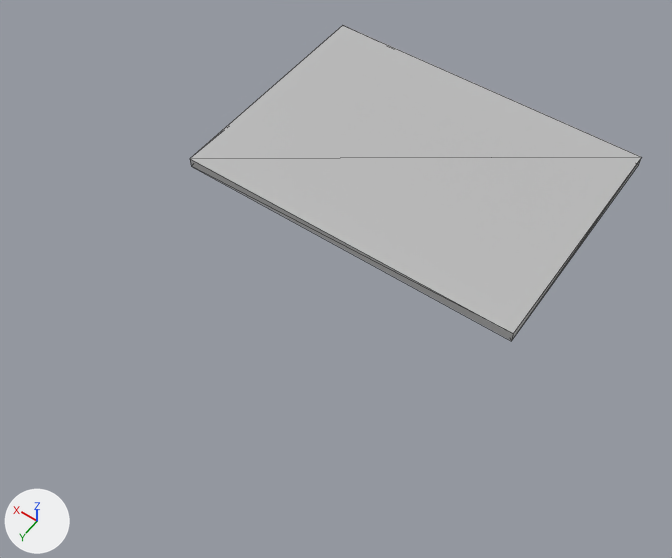
Renders of the FBX model FYP/Assets/Models/Building2FBX File/Building2_Platform.fbx from each side of a commit.
Camera for both pictures: a camera (50 mm lens) standing at (-2.41, 4.39, 4.97) and looking at (-0.06, 1.1, -0.19). Lighting does not change. The marker at lower left points along +X, +Y and +Z. Mesh edges are drawn as thin lines. Where no turn or scale is listed for an object, it has been applied to the vertices.

Names of what the first picture shows: 'PlatformBuilding2'.
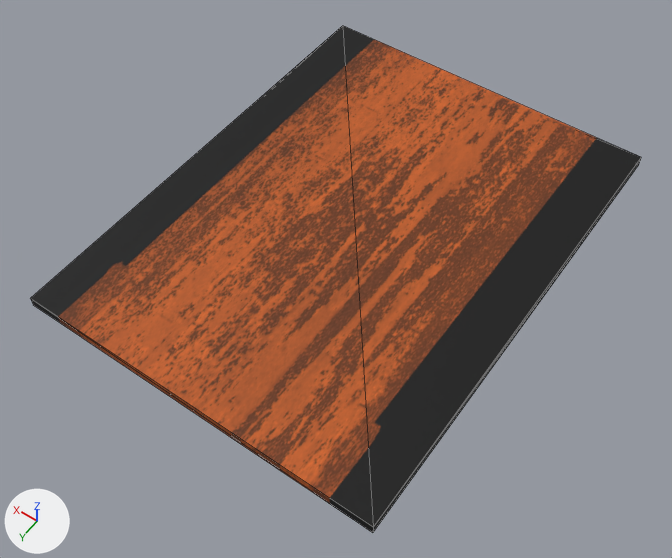
The newer file is also rescaled (x2.629), turned or shifted as a whole; pictures and numbers use the older file's frame.

Patch to the scene script:
```diff
--- a/FYP/Assets/Models/Building2FBX File/Building2_Platform.fbx.py
+++ b/FYP/Assets/Models/Building2FBX File/Building2_Platform.fbx.py
@@ img_building2_platform_d_tga @@
+img_building2_platform_d_tga = load_image('Building2_Platform_D.tga', '../../Texture/Building2_Platform_D.tga', 512, 512, 'sRGB')
@@ mat_blinn1 @@
+mat_blinn1 = principled_material('blinn1')
+mat_blinn1.texture = img_building2_platform_d_tga
+mat_blinn1.roughness = 0.749
@@ me_mesh @@
 # used by ob_platformbuilding2; location = (0.0, 0.0, 0.0)
-me_mesh.from_pydata(...)  # 8 vertices, 12 faces; spans x -1.36..1.36, y -0.98..0.98, z 0.0..0.08
-me_mesh.materials.append(mat_lambert1)  # grey #bcbcbc
+me_mesh.from_pydata(...)  # 8 vertices, 12 faces; spans x -1.36..1.36, y -0.98..2.57, z 0.0..0.08
+# me_mesh part 1
+# 4 vertices are removed from x -1.36..1.36, y 0.98, z 0.0..0.08
+# 12 faces are deleted
+# 4 vertices are added at (-1.36, 2.57, 0.08), (1.36, 2.57, 0.08), (-1.36, 2.57, 0.0), (1.36, 2.57, 0.0)
+# 12 new faces join them
+me_mesh.materials.append(mat_blinn1)  # picture img_building2_platform_d_tga
```

Pixel boxes (x1, y1, x2, y2) of what changed, in the pictures (672 x 558 px):
'PlatformBuilding2', reshaped (35% wider, 60% taller): before (190, 25, 641, 341); after (31, 26, 641, 533)
